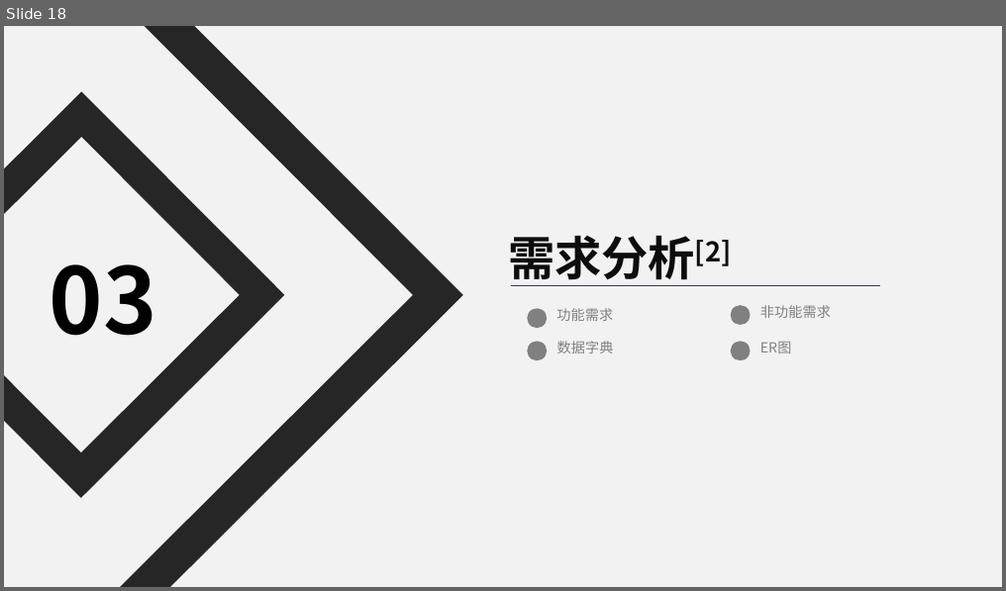
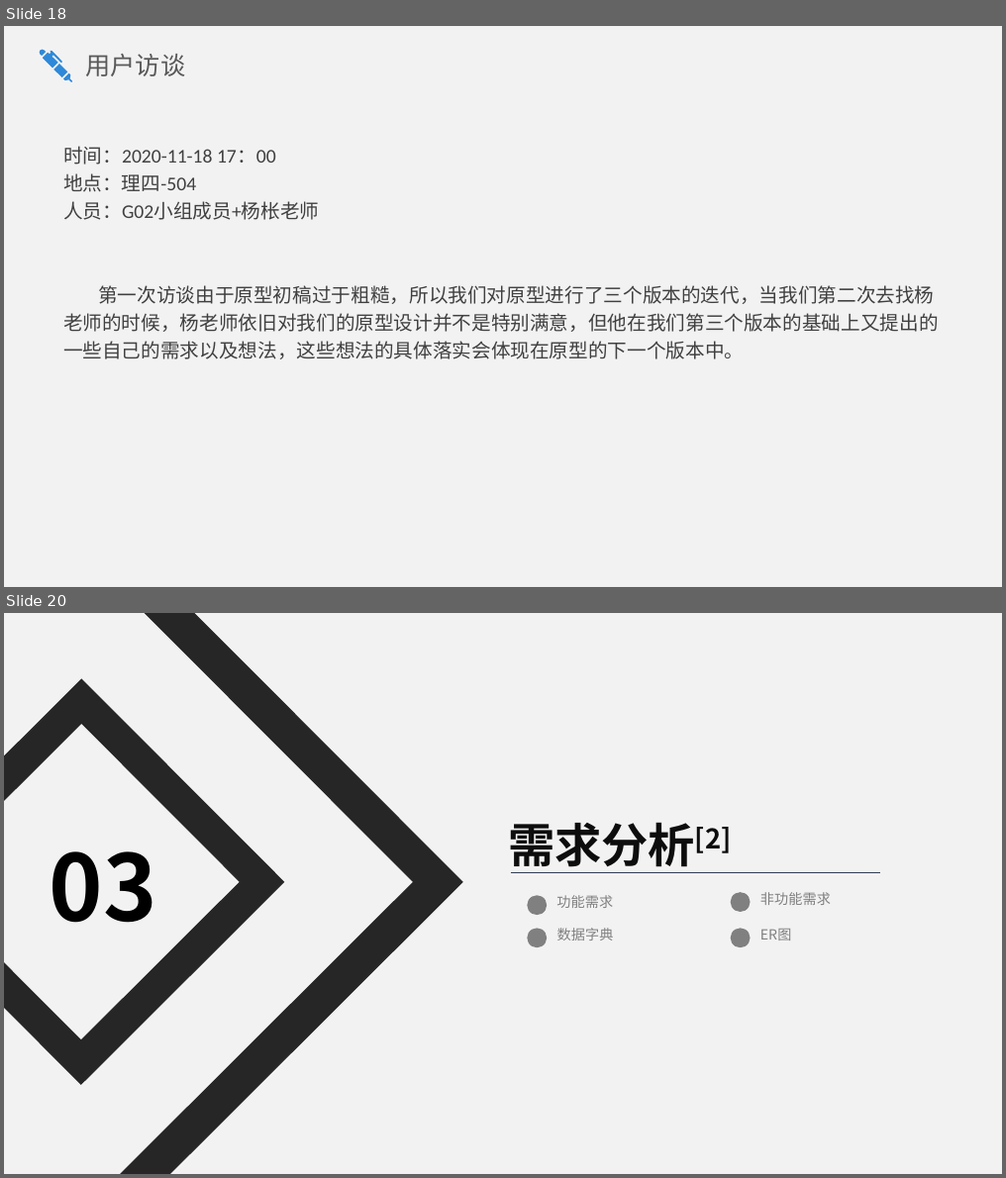
Before and after one commit to SE2020-G02/OurSudoku, a slide deck: SE2020-G02-需求规格说明/SRS v0.0.4.pptx. Shown one above the other, each under a label of ours: slide 18 before the commit, slides 18 and 20 after it; the slides between them are not shown. The pictures are 1006x591 and 1006x1178 pixels, drawn with LibreOffice and Linux fonts; fonts in the diff are those of the drawing; background and template pictures are left out. Boxes give left, top, right and bottom in pixels: in the first picture for what was removed or moved away, otherwise in the second. Text is boxed around its words. In the diff, an @@ line names an element or a change of style, - is before the commit and + after.

Commit message:
原型更新

```diff
--- a/SE2020-G02-需求规格说明/SRS v0.0.4.pptx
+++ b/SE2020-G02-需求规格说明/SRS v0.0.4.pptx
@@ slide 18 added at box(4, 26, 1002, 587), background gradient #D7D9E1 to #EBECF0 to #FFFFFF; not listed: 1 template element that a slide beside it also shows @@
@@ freeform shape added at box(39, 49, 72, 81), fill #2F89D8 @@
@@ text added at box(85, 54, 185, 76), 18 pt, text #595959 @@
+用户访谈
@@ text added at box(63, 146, 939, 360), 14 pt, text #404040 @@
+时间：2020-11-18 17：00
+地点：理四-504
+人员：G02小组成员+杨枨老师
+第一次访谈由于原型初稿过于粗糙，所以我们对原型进行了三个版本的迭代，当我们第二次去找杨老师的时候，杨老师依旧对我们的原型设计并不是特别满意，但他在我们第三个版本的基础上又提出的一些自己的需求以及想法，这些想法的具体落实会体现在原型的下一个版本中。
@@ what was slide 18 is now slide 20 @@
```
Also in this commit, not shown: 3 slides changed, 1 other slide added, 6 other files.
